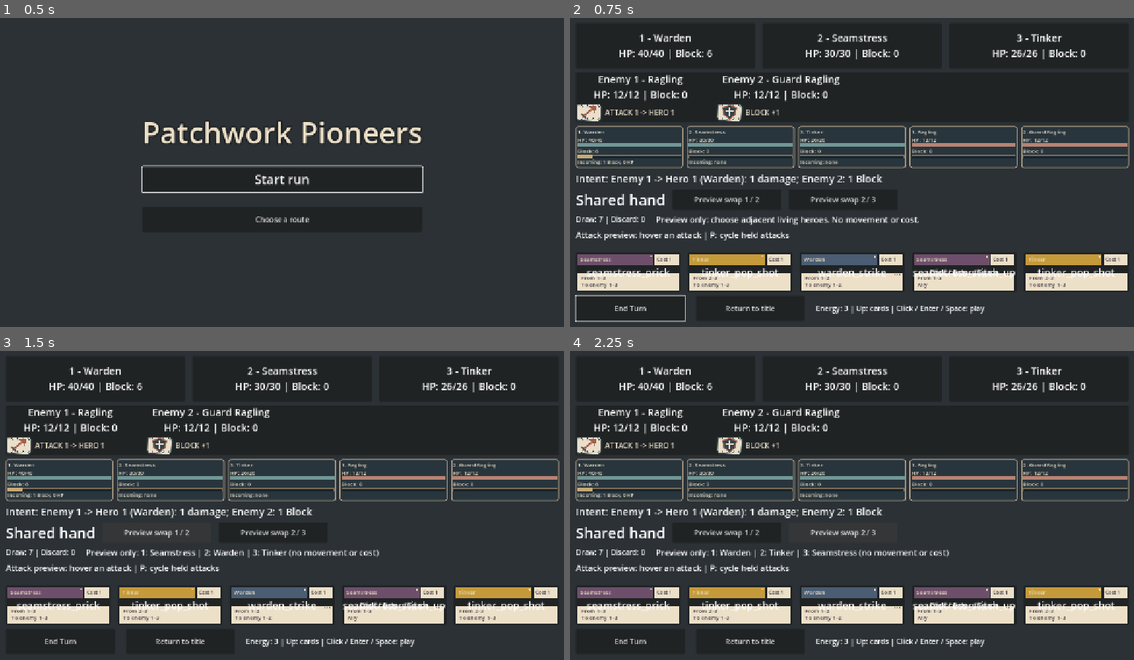
Above: before the commit, frames 1-4 (two rows, left to right).
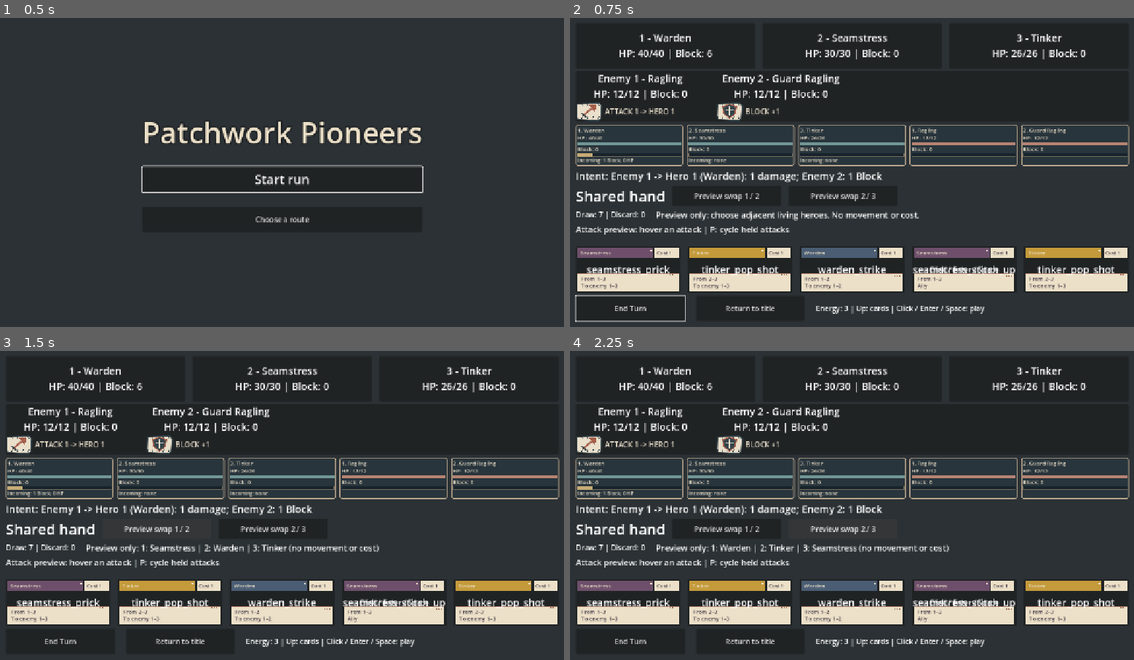
Above: after the commit, the same moments.

Repository: jcoev123-jpg/PatchworkPioneers
Game: Godot game, scene res://scenes/app.tscn
Same seed, same stepped clock (60 frames per second), same inputs: the game is played once before the commit and once after it.
Inputs:
- Up to frame 1 (0.5 s): no input
- Up to frame 2 (0.75 s): click "Start run" at 0.5 s
- Up to frame 3 (1.5 s): click "Preview swap 1 / 2" at 1.25 s
- Up to frame 4 (2.25 s): click "Preview swap 2 / 3" at 2 s

Frame 1 is identical in both runs. In frame 2, 15% of the frame differs, in the area x 0-100%, y 17-89%; in frame 3, 15%; in frame 4, 15%.

Commit message:
Patchwork Pioneers cycle 033: Prove a seeded starter victory through legal held-card play
Accepted by relay v2 (Claude final review, tests green).

Diff:
--- a/scripts/live_combat_meters.gd
+++ b/scripts/live_combat_meters.gd
@@ -38,7 +38,7 @@
 		row.add_theme_constant_override("separation", 8)
 		var column := app.hero_view.get_parent() as VBoxContainer
 		# Reserve room for the bars while leaving the existing target panels actionable.
-		column.add_theme_constant_override("separation", 8)
+		column.add_theme_constant_override("separation", 6)
 		column.add_child(row)
 		column.move_child(row, app.intent_label.get_index())
 		for side in ["hero", "enemy"]:
--- /dev/null
+++ b/tests/live_legal_starter_fight_test.gd
@@ -0,0 +1,334 @@
+extends SceneTree
+## No live-model fixtures: the complete fight is won through viewport input.
+## Expectations use manual pile/HP arithmetic, not the production play/round services.
+
+const FIXED_SEED := 42
+var failures: Array[String] = []
+var checks := 0
+var app
+var presenter
+var catalog := StarterCards.new()
+var expected: Dictionary
+var oracle_rng := RandomNumberGenerator.new()
+var original: Array = []
+var schedule: Array = []
+var reshuffles := 0
+var hero_absorbed := false
+var hero_hp_hit := false
+var enemy_absorbed := false
+var mouse_plays := 0
+var keyboard_plays := 0
+var slain_rejections := 0
+
+
+func _initialize() -> void:
+	_run.call_deferred()
+
+
+func _check(ok: bool, message: String) -> void:
+	checks += 1
+	if not ok:
+		failures.append(message)
+
+
+func _frames() -> void:
+	for frame in range(4):
+		await process_frame
+
+
+func _key(code: Key) -> void:
+	for pressed in [true, false]:
+		var event := InputEventKey.new()
+		event.keycode = code
+		event.pressed = pressed
+		root.push_input(event, true)
+	await _frames()
+
+
+func _click(control: Control) -> void:
+	_check(is_instance_valid(control), "physical click requires an existing control")
+	if not is_instance_valid(control):
+		return
+	_check(control.is_visible_in_tree() and control.size.x > 0 and control.size.y > 0
+		and Rect2(0, 0, 1280, 720).encloses(control.get_global_rect()), "clicked control is visible inside 1280x720")
+	var motion := InputEventMouseMotion.new()
+	motion.position = control.get_global_rect().get_center()
+	root.push_input(motion, true)
+	await _frames()
+	for pressed in [true, false]:
+		var event := InputEventMouseButton.new()
+		event.position = control.get_global_rect().get_center()
+		event.button_index = MOUSE_BUTTON_LEFT
+		event.pressed = pressed
+		root.push_input(event, true)
+	await _frames()
+
+
+func _state() -> Dictionary:
+	return {"hand": app.deck.hand.duplicate(), "draw": app.deck.draw_pile.duplicate(),
+		"discard": app.deck.discard_pile.duplicate(), "energy": app.deck.energy,
+		"active": app.deck.turn_active, "heroes": app.party.get_heroes(),
+		"enemies": app.enemies.get_enemies(), "intents": app.enemy_intents.get_intents(),
+		"attacks": app.enemy_attacks.duplicate(true), "turn": app.enemy_intents._turn_index,
+		"seed": app.run_rng.seed, "rng": app.run_rng.state,
+		"outcome": app.battle_result.get_outcome(), "gold": app.session_gold,
+		"claimed": app.victory_gold.is_claimed()}
+
+
+func _boundary(label: String) -> void:
+	expected.rng = oracle_rng.state
+	_check(_state() == expected, "exact authoritative state: " + label + "\nactual: " + str(_state()) + "\nexpected: " + str(expected))
+	var cards: Array = app.deck.hand + app.deck.draw_pile + app.deck.discard_pile
+	cards.sort()
+	_check(cards == original, "all original card copies conserved: " + label)
+	_check(app.hand_view.get_child_count() == app.deck.hand.size(), "mounted hand count: " + label)
+	for index in range(app.deck.hand.size()):
+		_check(app.hand_view.get_child(index).get_child(0).text == app.deck.hand[index], "mounted card order: " + label)
+	_check(app.pile_label.text.contains("Draw: %d" % app.deck.draw_pile.size())
+		and app.pile_label.text.contains("Discard: %d" % app.deck.discard_pile.size()), "visible pile counts: " + label)
+	_check(app.get_node("LiveSupportHand").energy_label.text.begins_with("Energy: %d |" % app.deck.energy), "visible energy: " + label)
+
+
+func _shuffle() -> void:
+	for index in range(expected.draw.size() - 1, 0, -1):
+		var other := oracle_rng.randi_range(0, index)
+		var card = expected.draw[index]
+		expected.draw[index] = expected.draw[other]
+		expected.draw[other] = card
+
+
+func _draw() -> void:
+	for count in range(5):
+		if expected.draw.is_empty():
+			expected.draw = expected.discard.duplicate()
+			expected.discard.clear()
+			_shuffle()
+			reshuffles += 1
+		expected.hand.append(expected.draw.pop_back())
+
+
+func _intents(turn: int) -> Array:
+	var result: Array = []
+	for entry in schedule:
+		var intent: Dictionary = entry.pattern[turn % entry.pattern.size()].duplicate(true)
+		intent.enemy_position = int(entry.enemy_position)
+		intent.amount = int(intent.amount)
+		if intent.has("target_position"):
+			intent.target_position = int(intent.target_position)
+		result.append(intent)
+	return result
+
+
+func _opening() -> void:
+	oracle_rng.seed = FIXED_SEED
+	expected = {"hand": [], "draw": JSON.parse_string(FileAccess.get_file_as_string(app.STARTER_DECK_PATH)),
+		"discard": [], "energy": 3, "active": true,
+		"heroes": CombatParty.new(app._load_party_definitions()).get_heroes(),
+		"enemies": CombatEnemies.new(app._load_enemy_definitions()).get_enemies(),
+		"intents": _intents(0), "attacks": _intents(0), "turn": 0,
+		"seed": FIXED_SEED, "rng": 0, "outcome": CombatBattleResult.ACTIVE,
+		"gold": 0, "claimed": false}
+	expected.heroes[0].block = 6
+	_shuffle()
+	_draw()
+
+
+func _expected_end() -> void:
+	expected.discard.append_array(expected.hand)
+	expected.hand.clear()
+	for intent in expected.intents:
+		if expected.enemies[intent.enemy_position - 1].hp == 0:
+			continue
+		if intent.type == "block":
+			expected.enemies[intent.enemy_position - 1].block += intent.amount
+		else:
+			var hero: Dictionary = expected.heroes[intent.target_position - 1]
+			var absorbed := mini(hero.block, intent.amount)
+			hero.block -= absorbed
+			hero.hp -= intent.amount - absorbed
+			hero_absorbed = hero_absorbed or absorbed > 0
+			hero_hp_hit = hero_hp_hit or intent.amount > absorbed
+	for hero in expected.heroes:
+		hero.block = 0
+	expected.turn += 1
+	expected.intents = _intents(expected.turn)
+	expected.attacks = expected.intents.duplicate(true)
+	expected.energy = 3
+	_draw()
+
+
+func _expected_attack(id: String, position: int) -> void:
+	var definition := catalog.get_definition(id)
+	var damage: int = definition.effects.damage + (3 if definition.owner == "tinker" else 0)
+	var enemy: Dictionary = expected.enemies[position - 1]
+	var absorbed := mini(enemy.block, damage)
+	enemy.block -= absorbed
+	enemy.hp = maxi(0, enemy.hp - (damage - absorbed))
+	enemy_absorbed = enemy_absorbed or absorbed > 0
+	expected.energy -= definition.cost
+	expected.hand.erase(id)
+	expected.discard.append(id)
+	if expected.enemies[0].hp == 0 and expected.enemies[1].hp == 0:
+		expected.outcome = CombatBattleResult.VICTORY
+		expected.gold = oracle_rng.randi_range(10, 20)
+		expected.claimed = true
+		expected.discard.append_array(expected.hand)
+		expected.hand.clear()
+		expected.energy = 0
+		expected.active = false
+
+
+func _choose(id: String, keyboard: bool) -> bool:
+	if keyboard:
+		for attempt in range(6):
+			await _key(KEY_P)
+			if presenter._card_id(presenter._armed) == id:
+				break
+	else:
+		for panel in app.hand_view.get_children():
+			if panel.get_child(0).text == id:
+				await _click(panel)
+				break
+	var armed: bool = presenter._card_id(presenter._armed) == id
+	_check(armed, "physical held-card selection arms " + id)
+	return armed
+
+
+func _fight() -> Array:
+	seed(915033)
+	var global_next := randi()
+	seed(915033)
+	app.run_seed = FIXED_SEED
+	app.start_button.grab_focus()
+	await _key(KEY_ENTER)
+	var ready: bool = app.deck != null and app.party != null and app.enemies != null and app.round_flow != null and app.victory_gold != null
+	_check(ready, "keyboard Start creates complete live fight")
+	if not ready:
+		return []
+	_check(app.enemies.get_enemies().size() == 2 and app.enemies.get_enemy(1).hp == 12
+		and app.enemies.get_enemy(2).hp == 12, "both authored enemies alive at full HP")
+	_check(app.round_flow._deck == app.deck and app.round_flow._party == app.party
+		and app.round_flow._enemies == app.enemies and app.battle_result._enemies == app.enemies,
+		"mounted coordinator and result own actual combat models")
+	_opening()
+	_boundary("opening")
+	var trace: Array = [_state()]
+	# One held single-target attack per turn, with an opening pass: this naturally
+	# exercises enemy attacks, accumulated guard Block and real seeded reshuffles.
+	for turn in range(20):
+		if turn > 0:
+			var id := ""
+			var position := 0
+			for held in expected.hand:
+				var definition := catalog.get_definition(held)
+				if definition.get("target_kind") != "enemy_single":
+					continue
+				for target in [2, 1]:
+					if target in definition.to_positions and expected.enemies[target - 1].hp > 0:
+						id = held
+						position = target
+						break
+				if not id.is_empty():
+					break
+			if not id.is_empty():
+				var keyboard := turn % 2 == 0
+				if not await _choose(id, keyboard):
+					return trace
+				var before := _state()
+				await _key(KEY_3)
+				_check(_state() == before, "armed held attack rejects absent slot without spend")
+				for slain in [1, 2]:
+					if expected.enemies[slain - 1].hp == 0 and slain in catalog.get_definition(id).to_positions:
+						await _key(KEY_1 if slain == 1 else KEY_2)
+						_check(_state() == before, "slain original slot rejects an otherwise legal held selection without spend")
+						slain_rejections += 1
+				var old_panel: Control = presenter._armed
+				var stale: Callable = presenter._bindings[old_panel].input
+				_expected_attack(id, position)
+				var definition := catalog.get_definition(id)
+				var damage: int = definition.effects.damage + (3 if definition.owner == "tinker" else 0)
+				var absorbed := mini(before.enemies[position - 1].block, damage)
+				var statuses := {}
+				for status in ["weak", "bleed"]:
+					if definition.effects.has(status):
+						statuses[status] = definition.effects[status]
+				if id == "seamstress_prick":
+					statuses.bleed += 1
+				if keyboard:
+					await _key(KEY_1 if position == 1 else KEY_2)
+					keyboard_plays += 1
+				else:
+					await _click(app.get_node("LiveEnemyRoster")._labels[position - 1])
+					mouse_plays += 1
+				_boundary("play %s at turn %d" % [id, turn])
+				_check(presenter.last_event == {"ok": true, "hits": [{"position": position,
+					"damage": damage, "block_absorbed": absorbed,
+					"hp_loss": before.enemies[position - 1].hp - expected.enemies[position - 1].hp,
+					"statuses": statuses}]}, "live attack committed exact authored hit and passive event")
+				trace.append(_state())
+				# The old panel callback is genuinely captured before the hand rebuild.
+				# Even if another copy is held, it cannot arm or charge that copy.
+				var after := _state()
+				var click := InputEventMouseButton.new()
+				click.button_index = MOUSE_BUTTON_LEFT
+				click.pressed = true
+				stale.call(click)
+				await _key(KEY_1 if position == 1 else KEY_2)
+				_check(_state() == after, "stale consumed-card callback and target spend nothing")
+				if expected.outcome == CombatBattleResult.VICTORY:
+					break
+		_check(not app.end_turn_button.disabled and app.end_turn_button.is_visible_in_tree(), "active End Turn reachable")
+		_expected_end()
+		await _click(app.end_turn_button)
+		_boundary("End Turn %d" % turn)
+		trace.append(_state())
+	_check(app.enemies.is_victorious() and app.battle_result.get_outcome() == CombatBattleResult.VICTORY
+		and app.round_flow.get_outcome() == CombatBattleResult.VICTORY, "bounded legal plays win both enemies")
+	_check(app.result_label.is_visible_in_tree()
+		and app.result_label.text == "Battle result: VICTORY | Gold: %d" % expected.gold,
+		"visible victory agrees with authoritative result and exact gold")
+	_check(app.end_turn_button.disabled and app.deck.hand.is_empty() and not app.deck.turn_active
+		and app.intent_label.text == "Intent: none", "terminal controls, hand and intents closed")
+	_check(app.return_button.is_visible_in_tree() and not app.return_button.disabled
+		and Rect2(0, 0, 1280, 720).encloses(app.result_label.get_global_rect()), "terminal result and Return reachable")
+	var terminal := _state()
+	for repeat in range(3):
+		await _click(app.end_turn_button)
+		await _key(KEY_P)
+		await _key(KEY_1)
+		await _key(KEY_2)
+		await _click(app.get_node("LiveEnemyRoster")._labels[1])
+		# Also deliver a retained disabled-button signal to exercise its guard.
+		app.end_turn_button.pressed.emit()
+		await _frames()
+		_check(_state() == terminal, "terminal card/End Turn inputs preserve all models, gold, intents and RNG")
+	await _click(app.return_button)
+	_check(app.deck == null and app.party == null and app.enemies == null and app.run_rng == null
+		and app.victory_gold == null and app.round_flow == null and app.battle_result == null
+		and presenter._bindings.is_empty() and presenter.cue == null
+		and app.title_view.is_visible_in_tree() and app.start_button.has_focus(), "Return releases fight and input bindings")
+	_check(randi() == global_next, "complete fight, rejected inputs, terminal controls and Return preserve global RNG")
+	return trace
+
+
+func _run() -> void:
+	root.size = Vector2i(1280, 720)
+	app = load("res://scenes/app.tscn").instantiate()
+	root.add_child(app)
+	await _frames()
+	presenter = app.get_node("LiveAttackPreview")
+	original = JSON.parse_string(FileAccess.get_file_as_string(app.STARTER_DECK_PATH))
+	original.sort()
+	schedule = JSON.parse_string(FileAccess.get_file_as_string(app.STARTER_ATTACKS_PATH))
+	var first := await _fight()
+	var replay := await _fight()
+	_check(first.size() > 5 and replay == first, "Return/restart reproduces every same-seed action boundary exactly")
+	_check(reshuffles >= 2 and hero_absorbed and hero_hp_hit and enemy_absorbed
+		and mouse_plays > 0 and keyboard_plays > 0 and slain_rejections > 0,
+		"non-vacuous reshuffle, hero Block/HP, guard Block, mouse, keyboard and slain-slot rejection coverage")
+	app.free()
+	await _frames()
+	for failure in failures:
+		printerr(failure)
+	print("live_legal_starter_fight_test: ", "PASS" if failures.is_empty() else "FAIL", " (", checks, " checks)")
+	quit(0 if failures.is_empty() else 1)
Not shown, added: tests/live_legal_starter_fight_test.gd.uid
